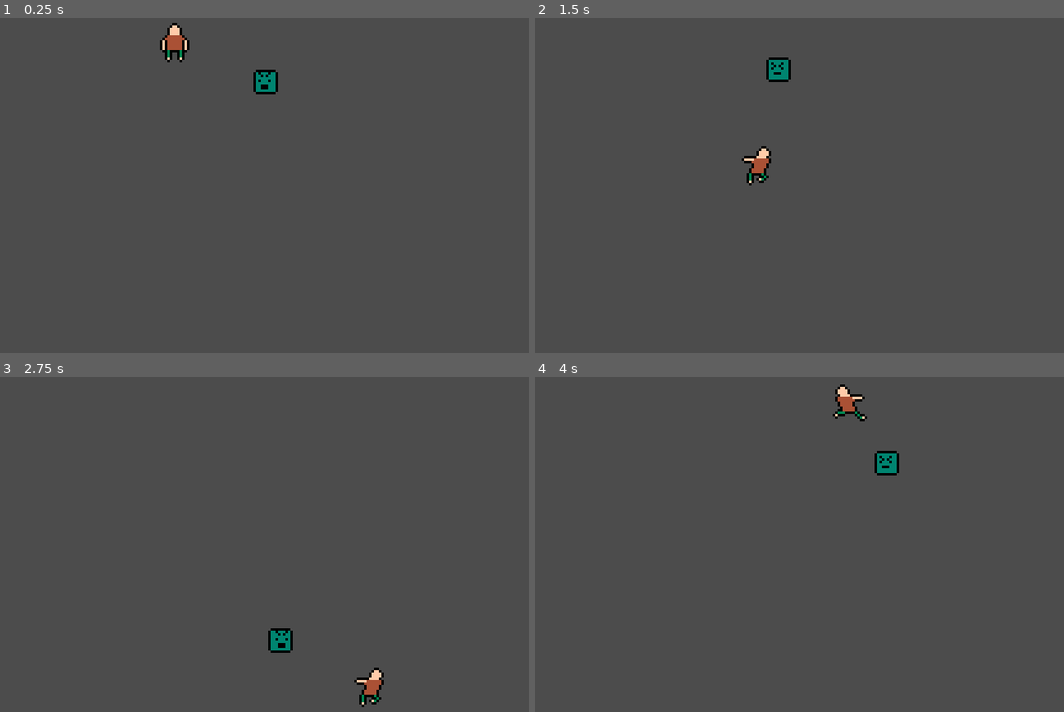
Above: before the commit, frames 1-4 (two rows, left to right).
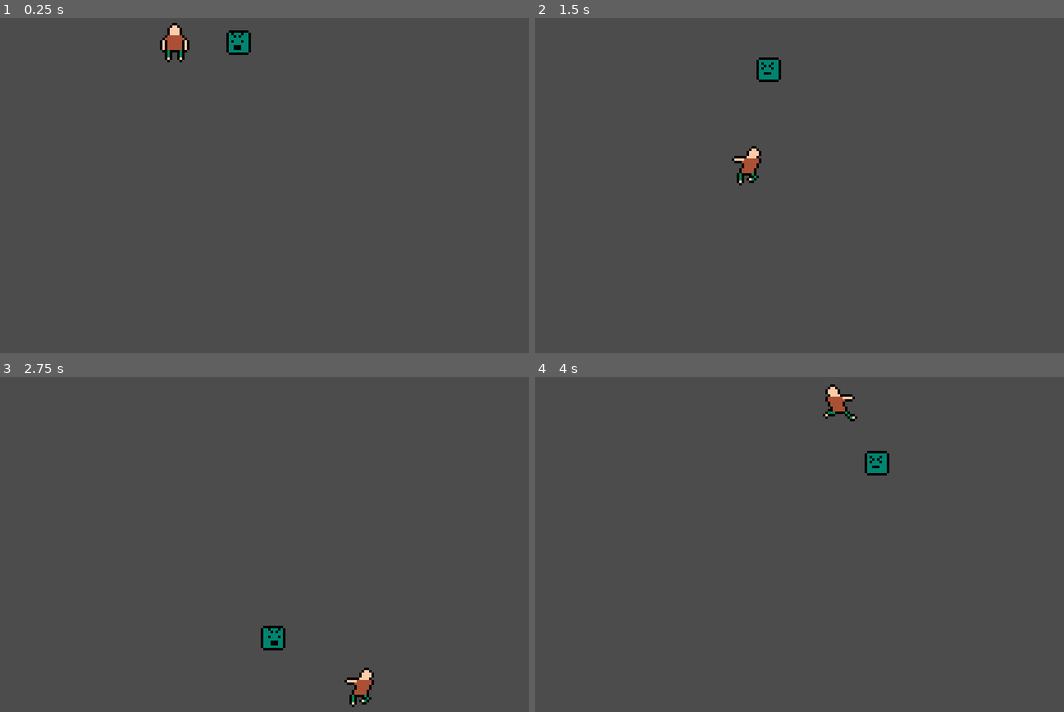
Above: after the commit, the same moments.

Repository: Gidaio/retro-8-bit-game-jam
Game: Godot game, scene res://scenes/main.tscn
The game is run twice, just before and just after one commit, with the same random seed, the same clock (stepped at 60 frames per second) and the same inputs.
Inputs:
- Up to frame 1 (0.25 s): no input
- Up to frame 2 (1.5 s): hold Right (right) 0.53-1.28 s; tap Z (attack) at 0.6 s; hold Down (down) from 1.28 s (still down); tap X (dash) at 1.35 s
- Up to frame 3 (2.75 s): release Down (down) at 2.03 s; hold Right (right) from 2.03 s (still down); tap Z (attack) at 2.1 s
- Up to frame 4 (4 s): release Right (right) at 2.78 s; hold Up (up) 2.78-3.53 s; tap X (dash) at 2.85 s; hold Left (left) from 3.53 s (still down); tap Z (attack) at 3.6 s

The runs differ from the first frame. In frame 1, 0.7% of the frame differs, in the area x 42-53%, y 3-23%; in frame 2, 0.9%; in frame 3, 0.9%, in the area x 49-73%, y 74-99%; in frame 4, 0.9%.

Commit message:
Added health to enemy and damage to hit

Diff:
--- a/scenes/enemy.gd
+++ b/scenes/enemy.gd
@@ -5,6 +5,7 @@
 export (int) var knockback_speed = 300
 var player: KinematicBody2D
 var hit_timer: float
+var health = 100
 
 
 func _ready():
@@ -27,6 +28,9 @@
 	else:
 		$Sprite.flip_h = true
 
-func get_hit():
+func get_hit(damage: int):
 	if hit_timer <= 0:
 		hit_timer = 0.1
+		health -= damage
+	if health <= 0:
+		queue_free()
--- a/scenes/main.tscn
+++ b/scenes/main.tscn
@@ -9,4 +9,4 @@
 position = Vector2( 82.1337, 37.9674 )
 
 [node name="Enemy" parent="." instance=ExtResource( 1 )]
-position = Vector2( 135.792, 62.1814 )
+position = Vector2( 126.483, 37.5678 )
--- a/scenes/player.gd
+++ b/scenes/player.gd
@@ -73,4 +73,4 @@
 			velocity = move_and_slide(velocity.normalized() * dash_speed)
 
 func _on_Area2D_body_entered(body: PhysicsBody2D):
-	body.get_hit()
+	body.get_hit(30)
